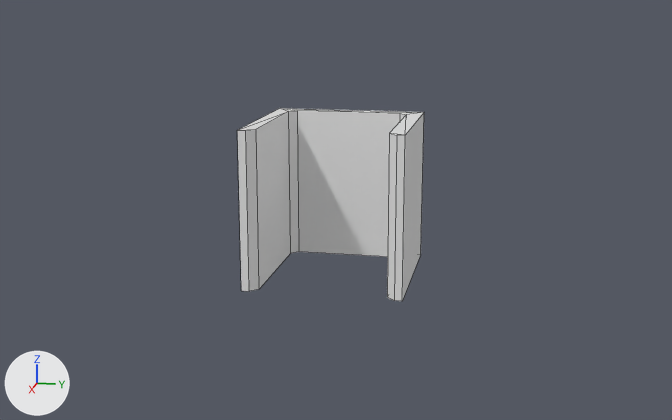
Renders of the FBX model Working Files/Exported 3d Models/CubicleBorders.fbx from each side of a commit.
Before and after are seen from a camera (50 mm lens) standing at (34.5, 6.9, 8.1) and looking at (0.1, 0.0, -0.5). The lights are fixed; the arrows at lower left show +X, +Y and +Z. Mesh edges are drawn as thin lines. Where no turn or scale is listed for an object, it has been applied to the vertices.
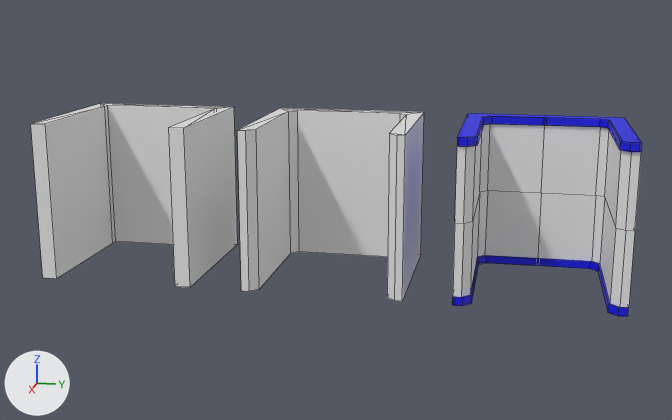
Edits to the bpy script that builds the scene:
```text
Add mat_mainmat:
    mat_mainmat = principled_material('MainMat')
    mat_mainmat.base_color = (0.000716, 0.0, 0.8)  # blue #0200e7
Add mat_middlemat:
    mat_middlemat = principled_material('MiddleMat')
    mat_middlemat.base_color = (0.8, 0.8, 0.8)  # white #e7e7e7
Add me_cube_003:
    me_cube_003.from_pydata([(-3.0, -3.0, -3.0), (-3.0, -3.0, 3.0), (-3.0, 3.0, -3.0), (-3.0, 3.0, 3.0), (3.0, -3.0, -3.0), (3.0, -3.0, 3.0), (3.0, 3.0, -3.0), (3.0, 3.0, 3.0), (-2.4, 2.42, 3.0), (-2.1, 2.4, 3.0), (-2.1, 2.4, -3.0), (-2.4, 2.41, -3.0), (-2.4, -2.42, -3.0), (-2.1, -2.4, -3.0), (-2.1, -2.4, 3.0), (-2.4, -2.41, 3.0), (3.0, 2.4, 3.0), (3.0, 2.4, -3.0), (3.0, -2.4, -3.0), (3.0, -2.4, 3.0)], [], [(0, 1, 3, 2), (2, 3, 7, 6), (4, 5, 1, 0), (19, 18, 13, 14), (11, 8, 15, 12), (17, 16, 9, 10), (3, 9, 7), (7, 9, 16), (9, 3, 8), (8, 3, 1), (6, 7, 16, 17), (15, 8, 1), (14, 15, 1), (14, 5, 19), (1, 5, 14), (15, 14, 13, 12), (9, 8, 11, 10), (5, 4, 18, 19)])
Add me_cube_001:
    me_cube_001.from_pydata(...)  # 123 vertices, 102 faces; spans x -3.0..3.08, y -3.0..3.0, z -3.0..3.0
    # faces by material slot: [82, 20]
    me_cube_001.materials.append(mat_mainmat)  # blue #0200e7
    me_cube_001.materials.append(mat_middlemat)  # white #e7e7e7
Add ob_minimalcubicle:
    ob_minimalcubicle = bpy.data.objects.new('MinimalCubicle', me_cube_003)
    ob_minimalcubicle.location = (0.0, -8.0, 0.0)
Add ob_fancycubicle:
    ob_fancycubicle = bpy.data.objects.new('FancyCubicle', me_cube_001)
    ob_fancycubicle.location = (0.0, 7.78, 0.0)
```

Where the change shows, as pixel boxes (x1, y1, x2, y2) in the pictures (672 x 420 px):
'MinimalCubicle', added
    after: (31, 103, 238, 287)
'FancyCubicle', added
    after: (452, 113, 642, 317)
    faces in mat_middlemat (white #e7e7e7): (453, 124, 641, 308)
    faces in mat_mainmat (blue #0200e7): (452, 113, 642, 317)
